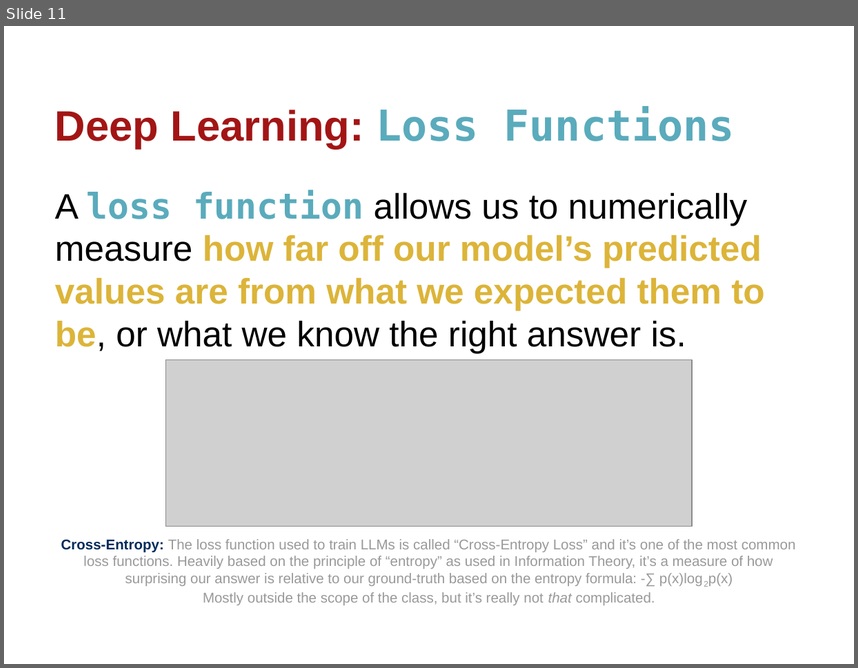
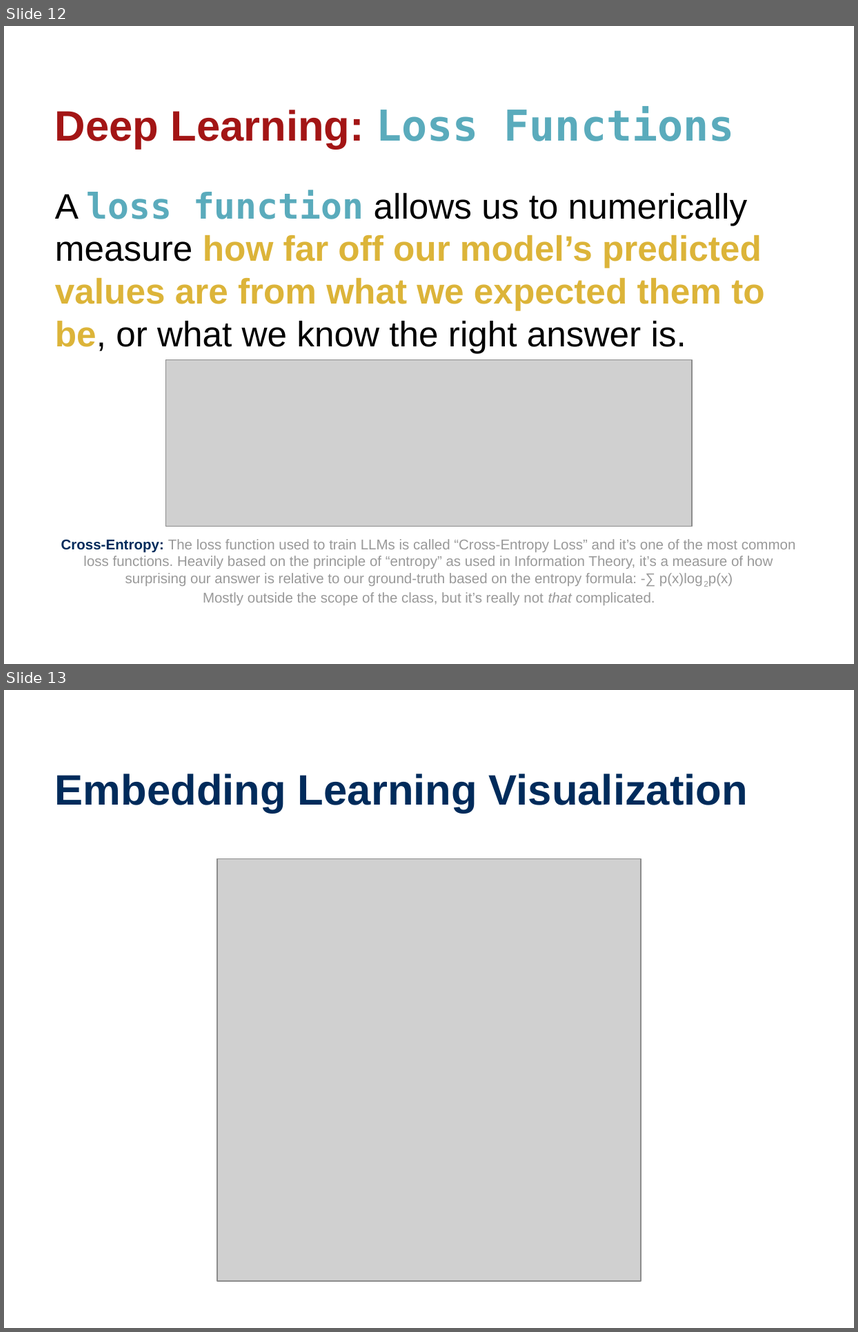
Before and after one commit to wtheisen/nd-cse-10124-lectures, a slide deck: Blank/Lecture_07_ Embeddings_02.pptx. Shown one above the other, each under a label of ours: slide 11 before the commit, slides 12 and 13 after it. The pictures are 858x668 and 858x1332 pixels, drawn with LibreOffice and Linux fonts; fonts in the diff are those of the drawing; grey boxes stand for pictures. Boxes give left, top, right and bottom in pixels: in the first picture for what was removed or moved away, otherwise in the second. Text is boxed around its words. In the diff, an @@ line names an element or a change of style, - is before the commit and + after.

```diff
--- a/Blank/Lecture_07_ Embeddings_02.pptx
+++ b/Blank/Lecture_07_ Embeddings_02.pptx
@@ slide 13 added at [4,690,854,1328], background #FFFFFF @@
@@ title added at [55,773,748,813], 36 pt, text #002B5B, bold @@
+Embedding Learning Visualization
@@ picture added at [217,859,641,1281] @@
@@ what was slide 11 is now slide 12 @@
```
Also in this commit, not shown: 3 slides changed, 8 other slides added, 9 slides removed, 12 other files.
